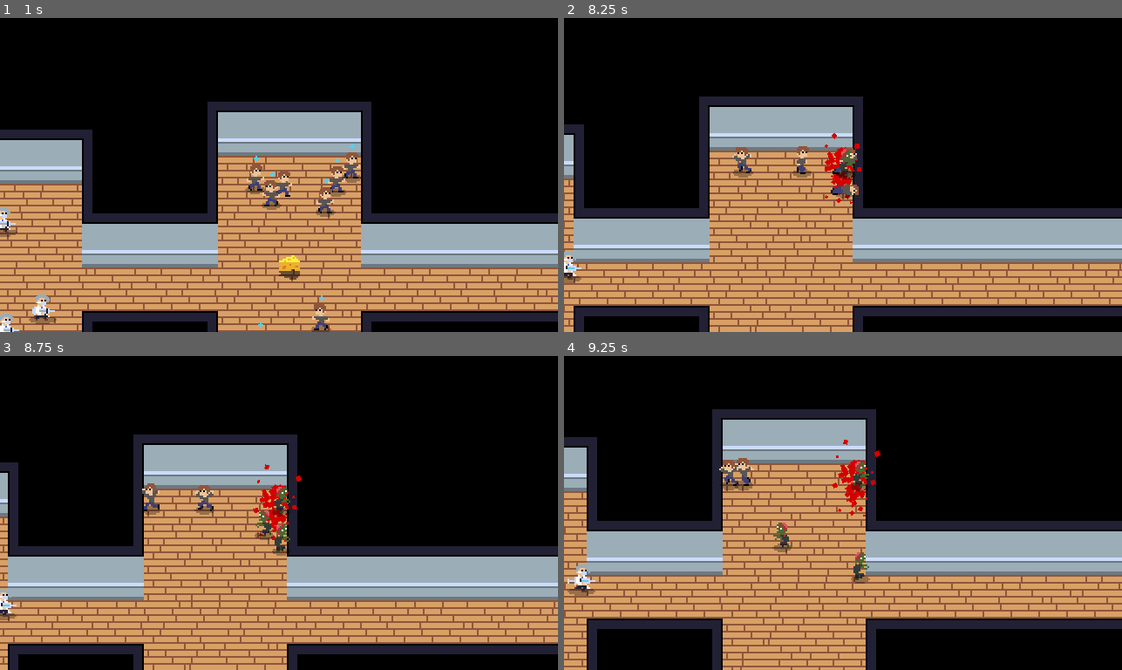
Above: before the commit, frames 1-4 (two rows, left to right).
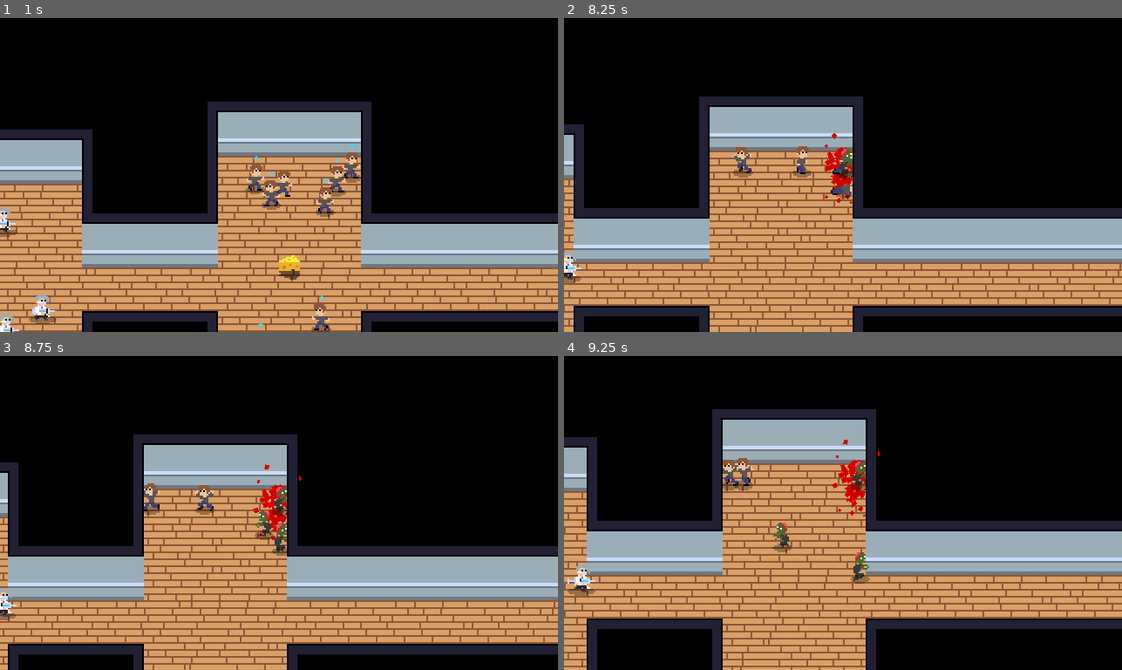
Above: after the commit, the same moments.

Repository: lucasericsson222/gmtk2024
Game: Godot game, scene res://scenes/menu.tscn
The game is run twice, just before and just after one commit, with the same random seed, the same clock (stepped at 60 frames per second) and the same inputs.
Inputs (mouse positions are in pixels of both pictures, inside the frame that each line leads up to):
- Up to frame 1 (1 s): click (279, 203) at 0.5 s
- Up to frame 2 (8.25 s): tap Enter at 1.25 s; move the mouse to (965, 159) at 1.27 s; hold D (right) 1.28-2.03 s; hold Shift (clump) 1.28-2.03 s; move the mouse to (731, 190) at 2.02 s; hold S (down) 2.03-2.78 s; tap Space (spread) at 2.1, 6.6 s; move the mouse to (898, 105) at 2.77 s; hold D (right) 2.78-3.53 s; hold F (throw) 2.78-3.53 s; move the mouse to (815, 237) at 3.52 s; hold W (up) 3.53-4.28 s; tap Shift (clump) at 3.6, 8.1 s; move the mouse to (1010, 222) at 4.27 s; hold Space (spread) 4.28-5.03 s; hold A (left) 4.28-5.78 s; move the mouse to (675, 127) at 5.02 s; tap F (throw) at 5.1 s; move the mouse to (870, 175) at 5.77 s; hold S (down) 5.78-6.53 s; hold Shift (clump) 5.78-6.53 s; move the mouse to (759, 96) at 6.52 s; hold D (right) 6.53-7.28 s; move the mouse to (965, 159) at 7.27 s; hold W (up) 7.28-8.03 s; hold F (throw) 7.28-8.03 s; move the mouse to (731, 190) at 8.02 s; hold D (right) from 8.03 s (still down)
- Up to frame 3 (8.75 s): keep holding D (right)
- Up to frame 4 (9.25 s): move the mouse to (898, 443) at 8.77 s; release D (right) at 8.78 s; hold S (down) from 8.78 s (still down); hold Space (spread) from 8.78 s (still down)

Frame 1 is identical in both runs. In frame 2, less than 0.1% of the frame differs, in the area x 51-54%, y 40-57%; in frame 3, less than 0.1%; in frame 4, less than 0.1%.

Commit message:
Blood doesn't spill over walls

Diff:
--- a/procedural.gd
+++ b/procedural.gd
@@ -267,52 +267,75 @@
 			var num_edges = 0
 			if is_floor_tile(i + 1, j):
 				set_tile(i, j, Vector2i(2, 5))
+				set_above_tile(i, j, Vector2i(2, 2))
 				num_edges += 1
 			if is_floor_tile(i - 1, j):
 				set_tile(i, j, Vector2i(4, 5))
+				set_above_tile(i, j, Vector2i(4, 2))
 				num_edges += 1
 			if is_floor_tile(i , j + 1):
 				set_tile(i, j, Vector2i(3, 4))
 				num_edges += 1
 			if is_floor_tile(i, j - 1):
 				set_tile(i, j, Vector2i(3, 11))
+				set_above_tile(i, j, Vector2i(3, 9))
+
 				num_edges += 1
 			if num_edges == 0:
 				if is_floor_tile(i - 1, j + 1):
 					set_tile(i, j, Vector2i(4, 4))
+					set_above_tile(i, j, Vector2i(4, 2))
 				if is_floor_tile(i + 1, j + 1):
 					set_tile(i, j, Vector2i(2, 4))
+					set_above_tile(i, j, Vector2i(2, 2))
 				if is_floor_tile(i - 1, j - 1):
 					set_tile(i, j, Vector2i(4, 11))
+					set_above_tile(i, j, Vector2i(4, 9))
 				if is_floor_tile(i + 1, j - 1):
 					set_tile(i, j, Vector2i(2, 11))
+					set_above_tile(i, j, Vector2i(2, 9))
+
 			if num_edges == 2:
 				if is_floor_tile(i + 1, j + 1) and is_floor_tile(i + 1, j) and is_floor_tile(i, j + 1):
 					set_tile(i, j, Vector2(2, 7))
+					set_above_tile(i, j, Vector2i.ZERO)
 				if is_floor_tile(i - 1, j + 1) and is_floor_tile(i - 1, j) and is_floor_tile(i, j + 1):
 					set_tile(i, j, Vector2i(4, 7))
+					set_above_tile(i, j, Vector2i.ZERO)
 				if is_floor_tile(i + 1, j - 1) and is_floor_tile(i + 1, j) and is_floor_tile(i, j - 1):
 					set_tile(i, j, Vector2i(2, 9))
+					set_above_tile(i, j, Vector2i(2, 7))
 				if is_floor_tile(i - 1, j - 1) and is_floor_tile(i - 1, j) and is_floor_tile(i, j - 1):
 					set_tile(i, j, Vector2i(4, 9))
+					set_above_tile(i, j, Vector2i(4, 7))
 			if num_edges > 2:
 				set_tile(i, j, floor_tile)
 	for i in range(-1, max_room_position.x + max_room_size.x):
 		for j in range(-1, max_room_position.y + max_room_size.y):
 			if get_tile(i, j) == Vector2i(4, 4):
 				set_tile(i, j - 1, Vector2i(4, 3))
+				set_above_tile(i, j - 1, Vector2i(4, 1))
 			if get_tile(i, j) == Vector2i(2, 4):
 				set_tile(i, j - 1, Vector2i(2, 3))
+				set_above_tile(i, j - 1, Vector2i(2, 1))
 			if get_tile(i, j) == Vector2i(3, 4):
 				set_tile(i, j - 1, Vector2i(3, 3))
+				set_above_tile(i, j - 1, Vector2i(3, 1))
 			if get_tile(i, j) == Vector2i(2, 7):
 				set_tile(i, j - 1, Vector2i(2, 6))
+				set_above_tile(i, j - 1, Vector2i(2, 4))
 			if get_tile(i, j) == Vector2i(4, 7):
 				set_tile(i, j - 1, Vector2i(4, 6))
+				set_above_tile(i, j - 1, Vector2i(4, 4))
 			if get_tile(i, j) == Vector2i(4, 7) and get_tile(i, j - 2) == Vector2i(4, 3):
 				set_tile(i, j - 1, Vector2i(6,7), 0)
+				set_above_tile(i, j - 1, Vector2i(4, 4))
 			if get_tile(i, j) == Vector2i(2, 7) and get_tile(i, j - 2) == Vector2i(2, 3):
 				set_tile(i, j - 1, Vector2i(2, 7), 0)
+				set_above_tile(i, j - 1, Vector2i(2, 4))
+
+func set_above_tile(i,j, tile: Vector2i, tileset = 3):
+	$AboveTileset.set_cell(Vector2i(i,j), tileset, tile)
 
 func is_floor_tile(i, j) -> bool:
 	var tile = get_tile(i, j)
--- a/scenes/Tileset.tscn
+++ b/scenes/Tileset.tscn
@@ -1,8 +1,9 @@
-[gd_scene load_steps=8 format=3 uid="uid://ddeaamttq2dme"]
+[gd_scene load_steps=10 format=3 uid="uid://ddeaamttq2dme"]
 
 [ext_resource type="Texture2D" uid="uid://br2b55imjvsd" path="res://assets/hospital_tiles.png" id="1_fd58p"]
 [ext_resource type="Texture2D" uid="uid://ctqtmpsr4os8y" path="res://assets/basic_floor_and_wall_tiles.png" id="2_53sp5"]
 [ext_resource type="Texture2D" uid="uid://s64g3ujhspl2" path="res://assets/window_hospital_tile.png" id="3_tnhmn"]
+[ext_resource type="Texture2D" uid="uid://b3qlqgp0fmbrc" path="res://assets/hospital_top_of_walls_only.png" id="4_d2o4e"]
 
 [sub_resource type="TileSetAtlasSource" id="TileSetAtlasSource_sbvl1"]
 texture = ExtResource("1_fd58p")
@@ -140,6 +141,7 @@
 4:2/0 = 0
 6:1/0 = 0
 6:2/0 = 0
+7:7/0 = 0
 
 [sub_resource type="TileSetAtlasSource" id="TileSetAtlasSource_u5whr"]
 texture = ExtResource("3_tnhmn")
@@ -164,6 +166,29 @@
 2:2/0 = 0
 3:2/0 = 0
 
+[sub_resource type="TileSetAtlasSource" id="TileSetAtlasSource_bd6or"]
+texture = ExtResource("4_d2o4e")
+2:1/0 = 0
+3:1/0 = 0
+4:1/0 = 0
+2:2/0 = 0
+4:2/0 = 0
+2:3/0 = 0
+4:3/0 = 0
+1:4/0 = 0
+2:4/0 = 0
+4:4/0 = 0
+5:4/0 = 0
+1:7/0 = 0
+2:7/0 = 0
+4:7/0 = 0
+5:7/0 = 0
+2:8/0 = 0
+4:8/0 = 0
+2:9/0 = 0
+3:9/0 = 0
+4:9/0 = 0
+
 [sub_resource type="TileSet" id="TileSet_jr4sw"]
 physics_layer_0/collision_layer = 8
 physics_layer_0/collision_mask = 8
@@ -173,6 +198,7 @@
 sources/1 = SubResource("TileSetAtlasSource_w4hnm")
 sources/0 = SubResource("TileSetAtlasSource_sbvl1")
 sources/2 = SubResource("TileSetAtlasSource_u5whr")
+sources/3 = SubResource("TileSetAtlasSource_bd6or")
 
 [node name="Tileset" type="TileMapLayer"]
 z_index = -5
--- a/scenes/procedural.tscn
+++ b/scenes/procedural.tscn
@@ -9,6 +9,9 @@
 y_sort_enabled = true
 script = ExtResource("1_e3dp6")
 
+[node name="AboveTileset" parent="." instance=ExtResource("2_3yf7s")]
+z_index = 1
+
 [node name="Tileset" parent="." instance=ExtResource("2_3yf7s")]
 
 [node name="Camera2D" type="Camera2D" parent="."]
--- a/scripts/human.gd
+++ b/scripts/human.gd
@@ -65,7 +65,6 @@
 	state_chase = false
 	speed = WALKING_SPEED
 	animated_sprite.play("walk")
-	$RunTimer.stop()
 
 
 func _on_detection_range_body_entered(body: Node2D) -> void:
Binary file added: assets/hospital_top_of_walls_only.png
Not shown, added: assets/hospital_top_of_walls_only.png.import
